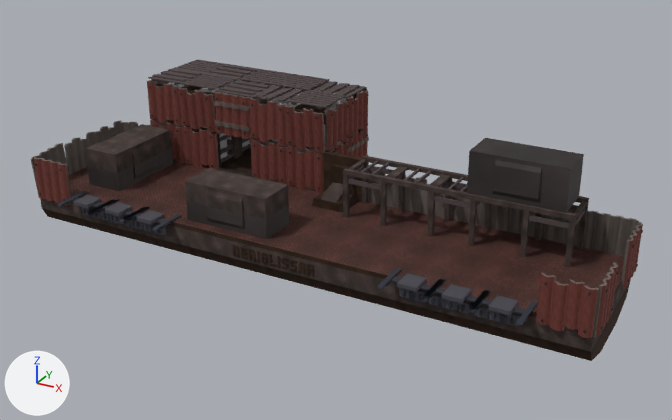
The glTF model assets/models_gltf/Neriglissar_platform/Neriglissar_WW_sección_puente.glb: old version first, new version second.
The view is the same before and after, from a 50 mm camera at (9.32, -16.63, 7.75) aimed at (0.02, 0.26, -0.7). Every picture has the same lights, and +X, +Y and +Z are marked at lower left. The picture after the commit comes second. Vertices at exactly the same position are counted once.

Names of what the first picture shows: 'mergedBlocks(Clone)'.
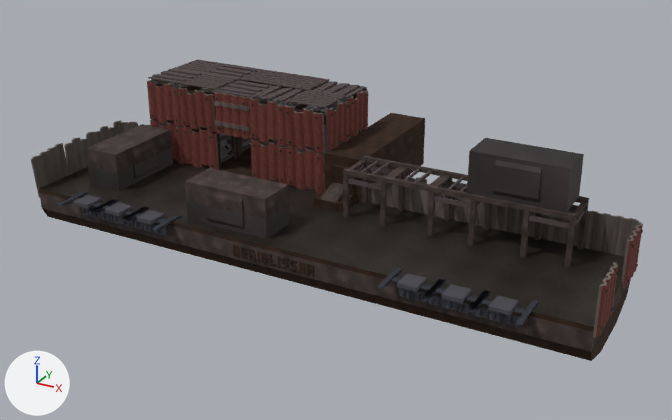
The newer file is also rescaled (x2.0), turned or shifted as a whole; pictures and numbers use the older file's frame.

Where the change shows, as pixel boxes (x1, y1, x2, y2) in the pictures (672 x 420 px):
part 1 of me_mesh_0, added (mostly hidden): after (306, 105, 328, 112)
part 2 of me_mesh_0, added: after (222, 143, 232, 157)
part 3 of me_mesh_0, deleted: before (33, 134, 591, 333)
part 4 of me_mesh_0, built on: before (243, 81, 368, 202); after (188, 63, 425, 202)
part 5 of me_mesh_0, deleted: before (536, 273, 599, 338)
part 6 of me_mesh_0, surface changed: (31, 79, 625, 347) in both
part 7 of me_mesh_0, recoloured: before (69, 161, 624, 313); after (39, 161, 624, 327)

The change, as a list of edits to the scene's bpy script:
```text
Add mat_custom11_clone:
    mat_custom11_clone = principled_material('custom11(Clone)')
    mat_custom11_clone.base_color = (0.0, 0.0, 0.0)  # black #000000
    mat_custom11_clone.metallic = 0.5
    mat_custom11_clone.roughness = 0.85
Change me_mesh_0:
    used by ob_mergedblocks_clone; location = (0.0, 0.0, 0.0)
    remove me_mesh_0.from_pydata(...)  # 11717 vertices, 20435 faces; spans x -6.62..6.62, y -2.84..2.84, z -1.55..1.55
    add me_mesh_0.from_pydata(...)  # 11539 vertices, 20174 faces; spans x -6.62..6.62, y -2.84..4.04, z -1.55..1.55
    me_mesh_0 part 1: the loose piece of 170 vertices spanning x -2.34..-1.66, y 0.88..1.55, z 1.05..1.39 is copied, and the copy is moved by (1.0, 0.0, 0.0); it spans x -1.34..-0.66, y 0.87..1.55, z 1.05..1.39
    me_mesh_0 part 2: a new loose piece of 16 vertices spanning x -3.87..-3.52, y 1.11..1.31, z -0.41..-0.06, in mat_metalpurple_clone (grey #7d7d7d)
    me_mesh_0 part 3: 27 loose pieces with 420 vertices, spanning x -6.5..6.41, y -2.41..2.71, z -0.75..0.35, are deleted
    me_mesh_0 part 4: 177 vertices removed from x -4.6..0.5, y 0.62..2.71, z -0.6..1.45; 51 vertices added at x -4.5..0.5, y 0.62..4.04, z -0.76..1.53
    me_mesh_0 part 5: 95 vertices removed from x 5.5..6.5, y -2.39..-2.29, z -0.75..0.25
    me_mesh_0 part 6: 10016 kept faces spanning x -6.62..6.62, y -2.84..2.84, z -1.55..1.5 get new texture (UV) coordinates
    me_mesh_0 part 7: 2 faces spanning x -6.5..6.5, y -2.29..0.71, z -0.55 switch from mat_defaultmat_clone to mat_metaldark_clone
    other edits to the shape of me_mesh_0 do not show in these pictures
    add me_mesh_0.materials.append(mat_custom11_clone)  # black #000000
```
